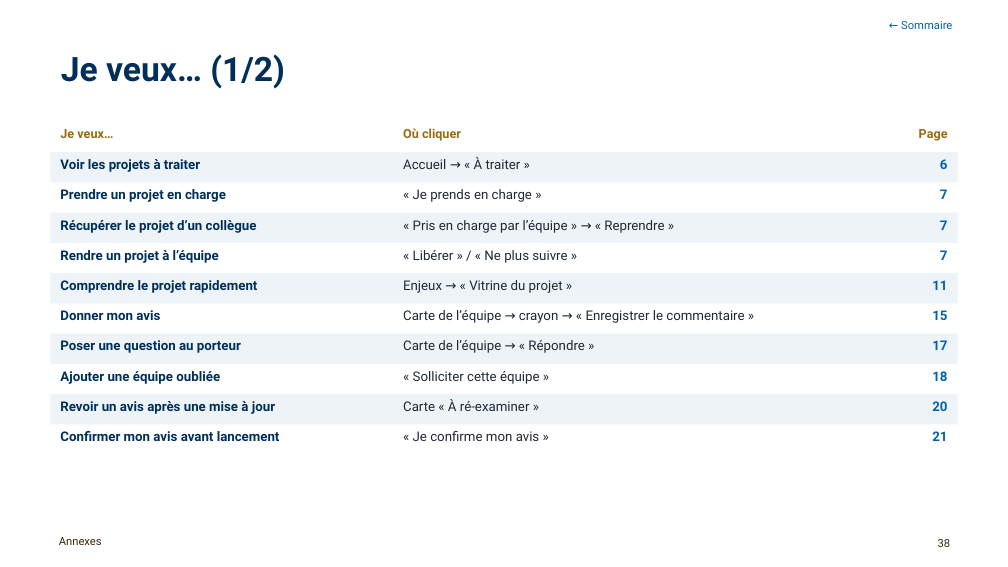
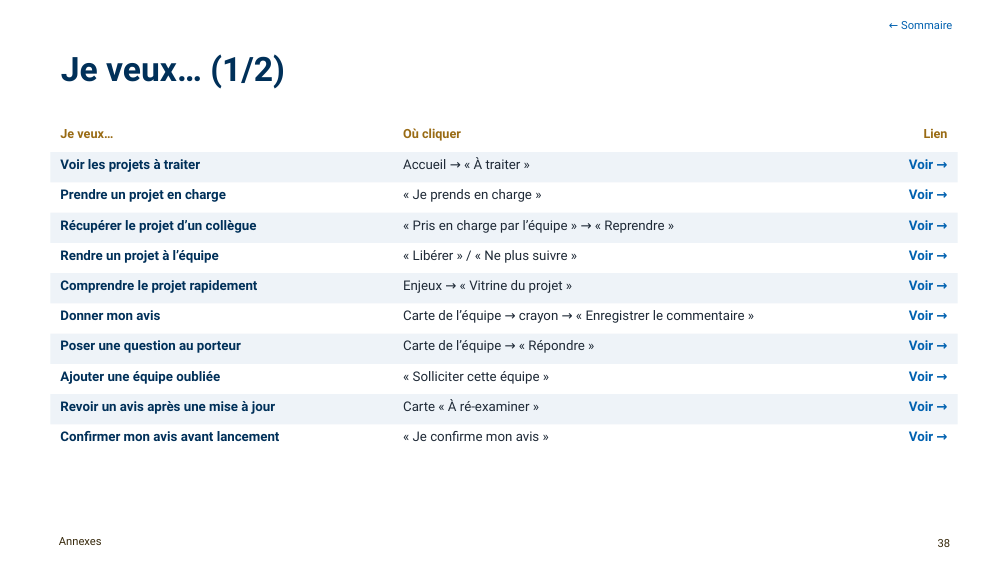
Before and after one commit to antoinelmariel-ux/ProjectNavigator, a slide deck: slide 38 of docs/Manuel_Project_Navigator_expert.pptx. Drawn at 1008x567 pixels with LibreOffice and Linux fonts; fonts in the diff are those of the drawing; background and template pictures are left out. Boxes give left, top, right and bottom in pixels: in the first picture for what was removed or moved away, otherwise in the second. Text is boxed around its words. In the diff, an @@ line names an element or a change of style, - is before the commit and + after.

```diff
--- a/docs/Manuel_Project_Navigator_expert.pptx
+++ b/docs/Manuel_Project_Navigator_expert.pptx
@@ text at (924,128,948,138): text changed @@
-Page
+Lien
@@ text at (909,159,933,169): text changed @@
-6
+Voir →
@@ text at (909,189,933,199): text changed @@
-7
+Voir →
@@ text at (909,220,933,230): text changed @@
-7
+Voir →
@@ text at (909,250,933,260): text changed @@
-7
+Voir →
@@ text at (909,280,933,290): text changed @@
-11
+Voir →
@@ text at (909,310,933,320): text changed @@
-15
+Voir →
@@ text at (909,340,933,350): text changed @@
-17
+Voir →
@@ text at (909,371,933,381): text changed @@
-18
+Voir →
@@ text at (909,401,933,411): text changed @@
-20
+Voir →
@@ text at (909,431,933,441): text changed @@
-21
+Voir →
```
Also in this commit, not shown: 2 other slides changed.
